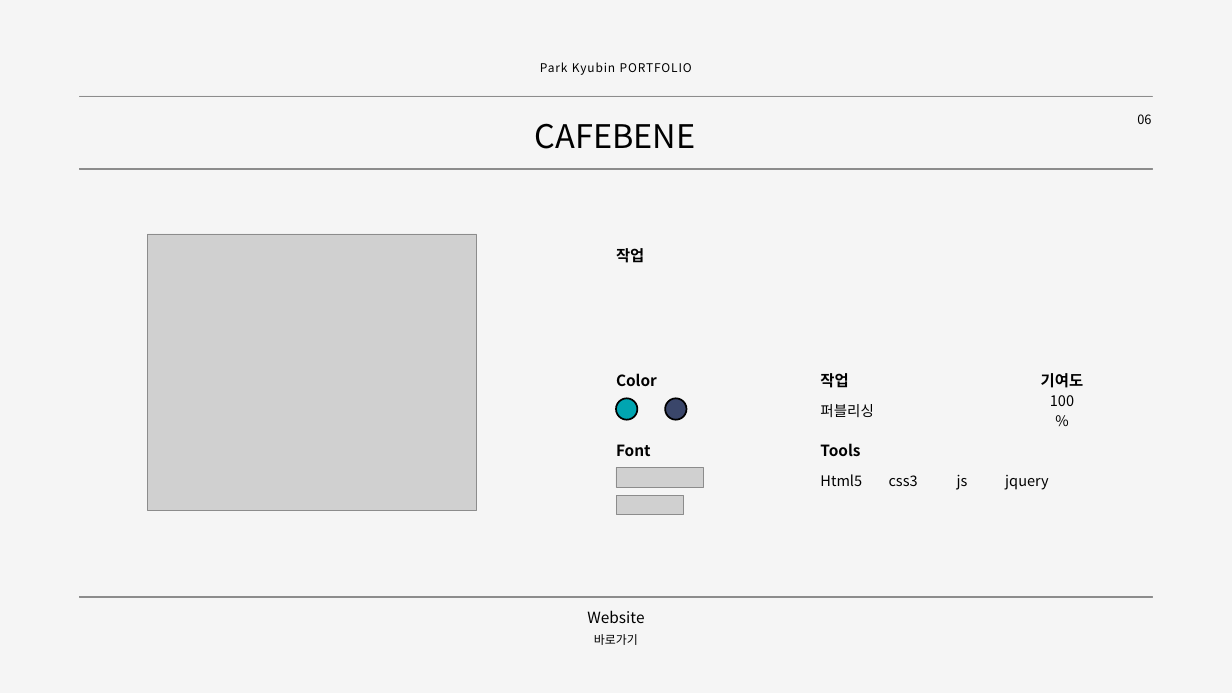
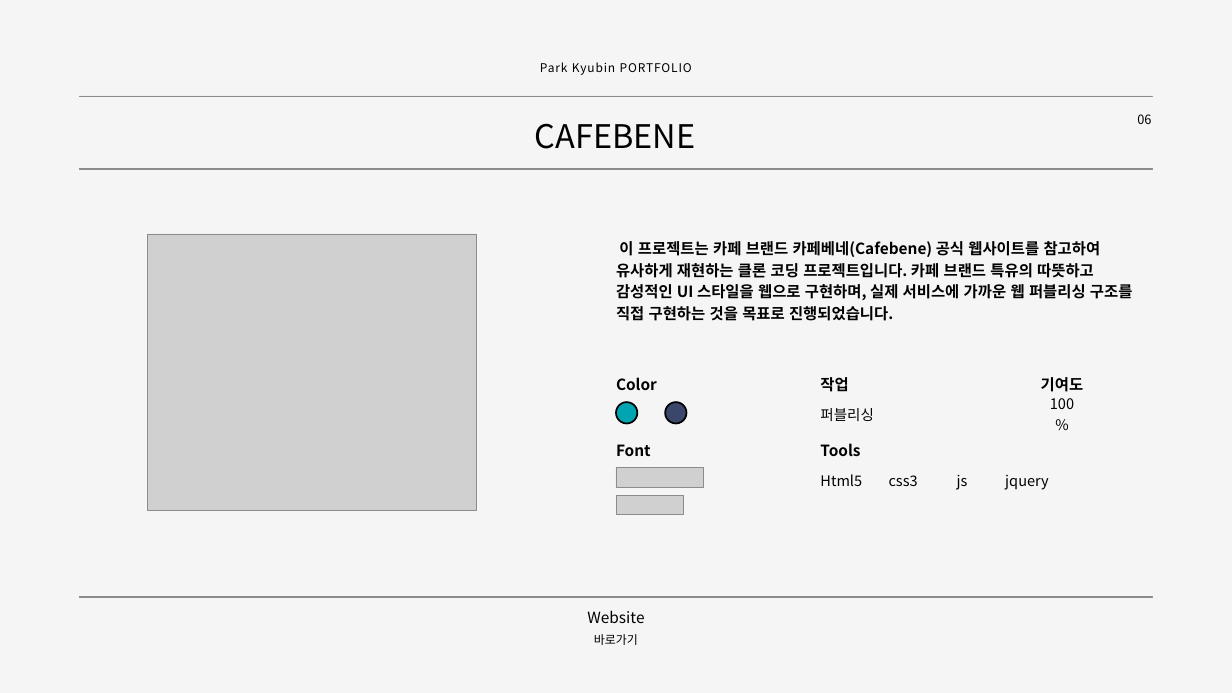
Before and after one commit to p-kb/PKB_Portfolio, a slide deck: slide 7 of 박규빈_포트폴리오.pptx. Drawn at 1232x693 pixels with LibreOffice and Linux fonts; fonts in the diff are those of the drawing; grey boxes stand for pictures; background and template pictures are left out. Boxes give left, top, right and bottom in pixels: in the first picture for what was removed or moved away, otherwise in the second. Text is boxed around its words. In the diff, an @@ line names an element or a change of style, - is before the commit and + after.

```diff
--- a/박규빈_포트폴리오.pptx
+++ b/박규빈_포트폴리오.pptx
@@ text "이 프로젝트는 카페 브랜드 카페베네(Cafebene) ..." at <box>616,241,1133,321</box>: vertical alignment middle to top @@
@@ text at <box>616,241,1133,321</box>: text changed @@
-작업
+이 프로젝트는 카페 브랜드 카페베네(Cafebene) 공식 웹사이트를 참고하여 유사하게 재현하는 클론 코딩 프로젝트입니다. 카페 브랜드 특유의 따뜻하고 감성적인 UI 스타일을 웹으로 구현하며, 실제 서비스에 가까운 웹 퍼블리싱 구조를 직접 구현하는 것을 목표로 진행되었습니다.
@@ 4 texts, 2 ellipses: place and size @@
-4 texts, 2 ellipses at <box>616,373,1084,420</box>
+4 texts, 2 ellipses at <box>616,377,1084,424</box>
```
Also in this commit, not shown: 3 other slides changed.
